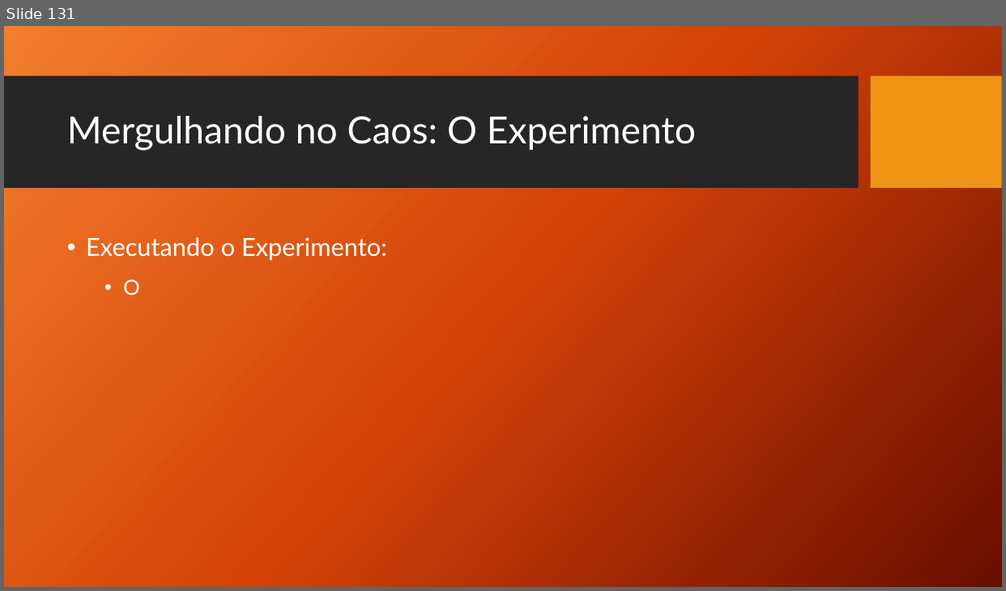
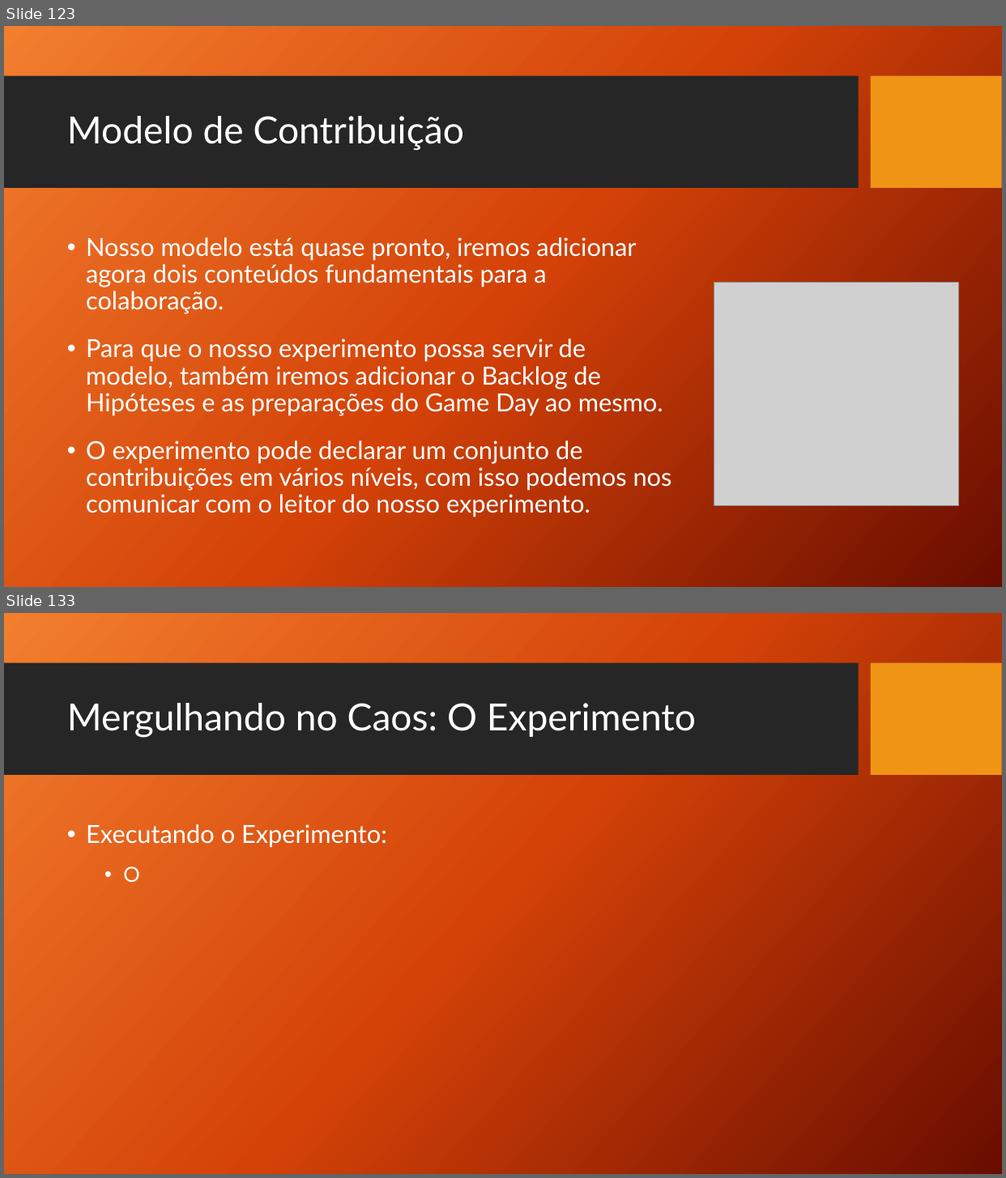
Before and after one commit to TCC-Chaos-Engineering/docs-chaos-engineering, a slide deck: docs/Chaos Engineering - Das Hipoteses aos Testes.pptx. Shown one above the other, each under a label of ours: slide 131 before the commit, slides 123 and 133 after it; the slides between them are not shown. The pictures are 1006x591 and 1006x1178 pixels, drawn with LibreOffice and Linux fonts; fonts in the diff are those of the drawing; grey boxes stand for pictures; background and template pictures are left out. Boxes give left, top, right and bottom in pixels: in the first picture for what was removed or moved away, otherwise in the second. Text is boxed around its words. In the diff, an @@ line names an element or a change of style, - is before the commit and + after.

```diff
--- a/docs/Chaos Engineering - Das Hipoteses aos Testes.pptx
+++ b/docs/Chaos Engineering - Das Hipoteses aos Testes.pptx
@@ slide 123 added at (4,26,1002,587), background picture (left out); not listed: 2 template elements that a slide beside it also shows @@
@@ title added at (67,116,464,151), 36 pt, text #FFFFFF @@
+Modelo de Contribuição
@@ text added at (86,237,672,518), 24 pt, text #FFFFFF @@
+• Nosso modelo está quase pronto, iremos adicionar agora dois conteúdos fundamentais para a colaboração.
+• Para que o nosso experimento possa servir de modelo, também iremos adicionar o Backlog de Hipóteses e as preparações do Game Day ao mesmo.
+• O experimento pode declarar um conjunto de contribuições em vários níveis, com isso podemos nos comunicar com o leitor do nosso experimento.
@@ picture added at (714,282,958,506) @@
@@ what was slide 131 is now slide 133 @@
```
Also in this commit, not shown: 12 slides changed, 12 other slides added, 11 slides removed.
